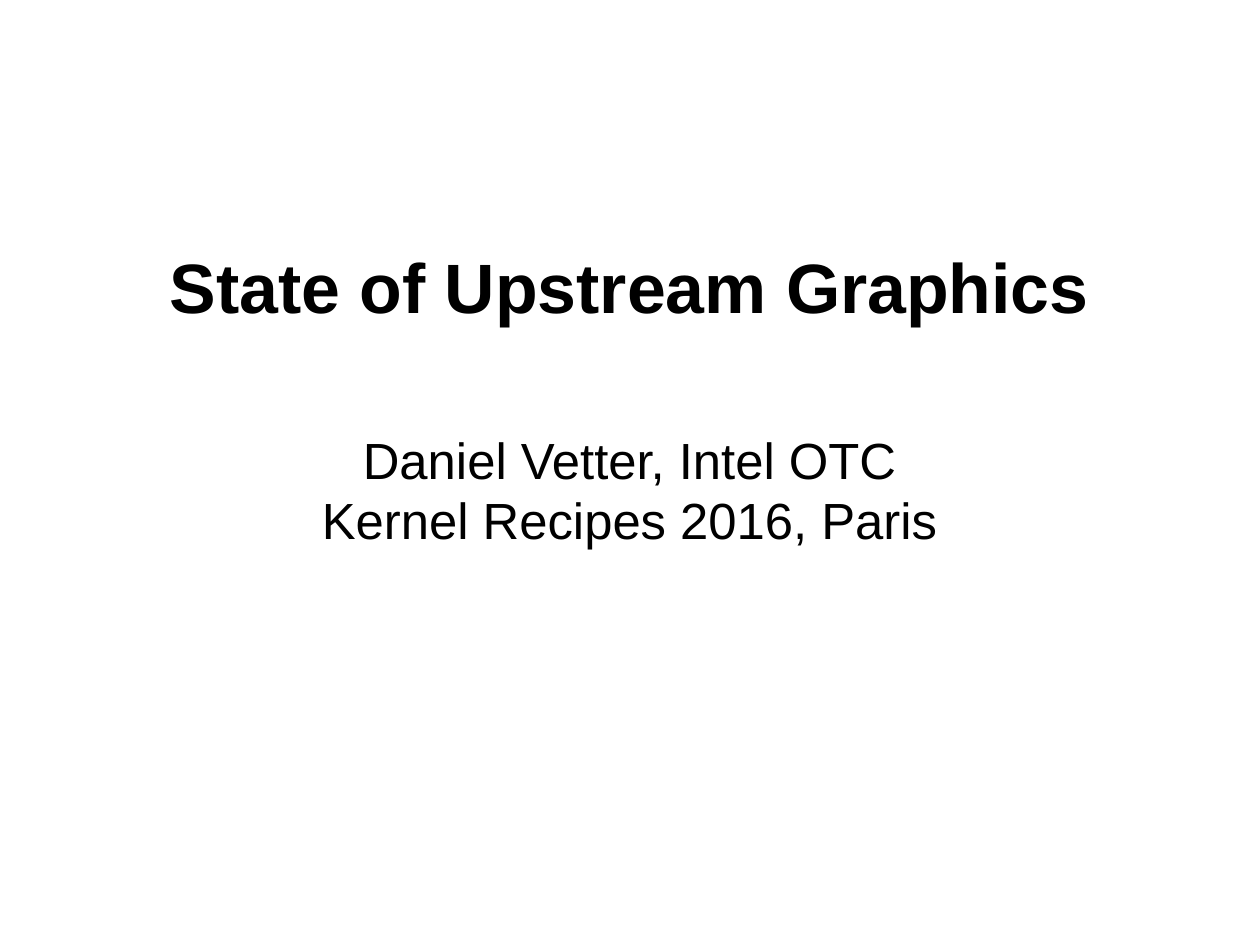
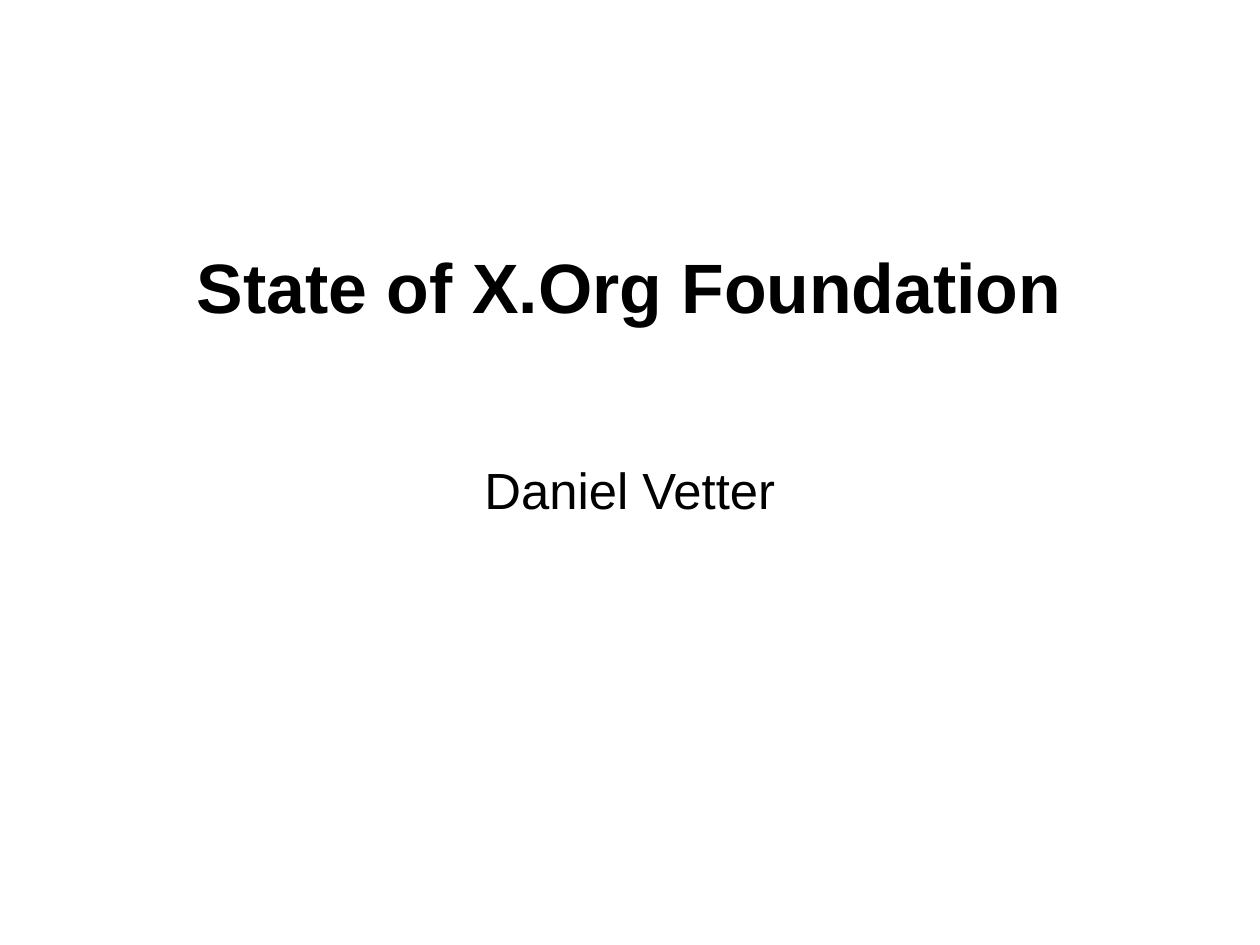
Before and after one commit to danvet/danvet.github.io, a slide deck: slide 1 of slides/xdc-2016-secretary-report.odp. Drawn at 1260x945 pixels with LibreOffice and Linux fonts; fonts in the diff are those of the drawing. Boxes give left, top, right and bottom in pixels: in the first picture for what was removed or moved away, otherwise in the second. Text is boxed around its words. In the diff, an @@ line names an element or a change of style, - is before the commit and + after.

```diff
--- a/slides/xdc-2016-secretary-report.odp
+++ b/slides/xdc-2016-secretary-report.odp
@@ title at bbox=[197, 262, 1061, 327]: text changed @@
-State of Upstream Graphics
+State of X.Org Foundation
@@ subtitle at bbox=[484, 472, 775, 510]: text changed @@
-Daniel Vetter, Intel OTC
-Kernel Recipes 2016, Paris
+Daniel Vetter
```
Also in this commit, not shown: 8 slides added, 11 slides removed.
